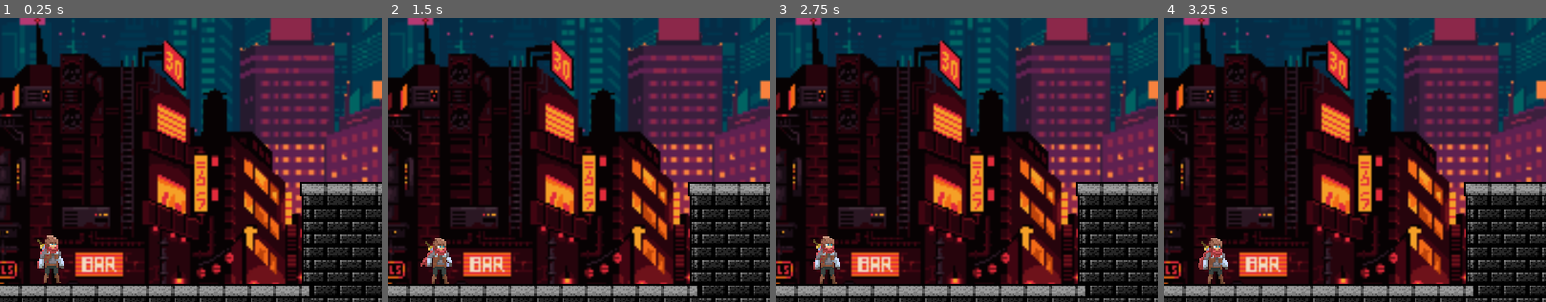
Above: before the commit, frames 1-4 (left to right).
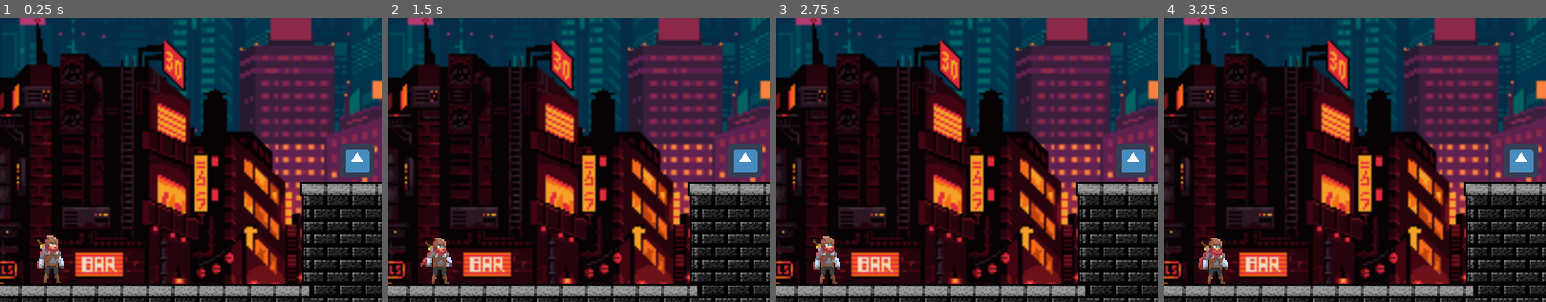
Above: after the commit, the same moments.

Repository: J-Vernay/wonderjam-hiver2021
Game: Godot game, scene res://Levels/Level1.tscn
Same seed, same stepped clock (60 frames per second), same inputs: the game is played once before the commit and once after it. This scene is started directly instead of the project's main scene. The engine's default icon, where the game draws it, is replaced by a stand-in: a white triangle on a blue panel in a dark square.
Inputs:
- Up to frame 1 (0.25 s): no input
- Up to frame 2 (1.5 s): tap Enter at 1.25 s
- Up to frame 3 (2.75 s): no input
- Up to frame 4 (3.25 s): no input
The pictures show only the part of the screen within x 43-93%, y 37-87%; the shares and areas given below are measured in that part.

The runs differ from the first frame. In frame 1, 1.0% of the frame differs, in the area x 89-98%, y 44-57%; in frame 2, 1.0%; in frame 3, 1.0%; in frame 4, 1.0%.

Commit message:
Bonus Boxes

Diff:
--- a/Levels/Level0.tscn
+++ b/Levels/Level0.tscn
@@ -54,7 +54,8 @@
 [node name="MappingJ1" type="AnimatedSprite" parent="."]
 position = Vector2( -72.7392, -35.3833 )
 scale = Vector2( 1.93533, 1.90168 )
-frames = SubResource( 2 )
+frames = SubResource( 1 )
+frame = 1
 playing = true
 
 [node name="jump_j1" type="Sprite" parent="MappingJ1"]
@@ -75,7 +76,6 @@
 
 [node name="spell_j1" type="Sprite" parent="MappingJ1"]
 position = Vector2( 2443.37, 18.6063 )
-scale = Vector2( 1, 1 )
 texture = ExtResource( 13 )
 
 [node name="item_j1" type="Sprite" parent="MappingJ1"]
@@ -85,7 +85,8 @@
 [node name="MappingJ2" type="AnimatedSprite" parent="."]
 position = Vector2( -72.7392, -35.3833 )
 scale = Vector2( 2, 2 )
-frames = SubResource( 3 )
+frames = SubResource( 2 )
+frame = 1
 playing = true
 
 [node name="jump_j2" type="Sprite" parent="MappingJ2"]
--- a/Levels/Level1.tscn
+++ b/Levels/Level1.tscn
@@ -9,6 +9,7 @@
 [ext_resource path="res://TestZone/Button.tscn" type="PackedScene" id=7]
 [ext_resource path="res://TestZone/Porte Montante.tscn" type="PackedScene" id=8]
 [ext_resource path="res://Levels/CameraZone.gd" type="Script" id=9]
+[ext_resource path="res://TestZone/ItemBox.tscn" type="PackedScene" id=10]
 
 [sub_resource type="RectangleShape2D" id=1]
 extents = Vector2( 4704, 240 )
@@ -60,11 +61,11 @@
 position = Vector2( 1841.93, 251.546 )
 
 [node name="DebrisSpawner" parent="AllDebris" instance=ExtResource( 6 )]
-position = Vector2( 2966.65, 293.668 )
+position = Vector2( 2733.33, 314.697 )
 boxSize = Vector2( 2, 2 )
 
 [node name="DebrisSpawner2" parent="AllDebris" instance=ExtResource( 6 )]
-position = Vector2( 3540.63, 237.605 )
+position = Vector2( 3533.7, 249.113 )
 
 [node name="DebrisSpawner3" parent="AllDebris" instance=ExtResource( 6 )]
 position = Vector2( 4280, 200 )
@@ -234,6 +235,17 @@
 [node name="CollisionShape2D" type="CollisionShape2D" parent="Areas/CameraZone"]
 position = Vector2( 0, -48 )
 shape = SubResource( 2 )
+
+[node name="Items" type="Node" parent="."]
+
+[node name="ItemBox" parent="Items" instance=ExtResource( 10 )]
+position = Vector2( 576, 96 )
+
+[node name="ItemBox2" parent="Items" instance=ExtResource( 10 )]
+position = Vector2( 2880, 336 )
+
+[node name="ItemBox3" parent="Items" instance=ExtResource( 10 )]
+position = Vector2( 5088, 144 )
 [connection signal="activate" from="Button" to="Button/Porte Montante" method="open"]
 [connection signal="desactivate" from="Button" to="Button/Porte Montante" method="close"]
 [connection signal="activate" from="Button2" to="Button2/Porte Montante2" method="open"]
--- a/Levels/Level2.tscn
+++ b/Levels/Level2.tscn
@@ -9,6 +9,7 @@
 [ext_resource path="res://TestZone/Porte Montante.tscn" type="PackedScene" id=7]
 [ext_resource path="res://Levels/ParallaxBackground.tscn" type="PackedScene" id=8]
 [ext_resource path="res://TestZone/Debris.tscn" type="PackedScene" id=9]
+[ext_resource path="res://TestZone/ItemBox.tscn" type="PackedScene" id=10]
 
 [sub_resource type="ConvexPolygonShape2D" id=1]
 points = PoolVector2Array( 0, 0, 16, 0, 16, 16, 0, 16 )
@@ -1462,6 +1463,17 @@
 scale = Vector2( 1, 4 )
 z_index = -1
 isOpening = false
+
+[node name="Items" type="Node" parent="."]
+
+[node name="ItemBox" parent="Items" instance=ExtResource( 10 )]
+position = Vector2( 528, 240 )
+
+[node name="ItemBox2" parent="Items" instance=ExtResource( 10 )]
+position = Vector2( 2160, 240 )
+
+[node name="ItemBox3" parent="Items" instance=ExtResource( 10 )]
+position = Vector2( 3552, 336 )
 [connection signal="body_entered" from="Areas/Area2D" to="." method="trigger_last_checkpoint"]
 [connection signal="body_entered" from="Areas/Checkpoint1" to="." method="update_checkpoint" flags=6 binds= [ "1" ]]
 [connection signal="body_entered" from="Areas/Checkpoint2" to="." method="update_checkpoint" flags=6 binds= [ "2" ]]
--- a/Levels/Level3.tscn
+++ b/Levels/Level3.tscn
@@ -10,6 +10,7 @@
 [ext_resource path="res://Levels/ParallaxBackground.tscn" type="PackedScene" id=8]
 [ext_resource path="res://TestZone/Debris.tscn" type="PackedScene" id=9]
 [ext_resource path="res://TestZone/DebrisSpawner.tscn" type="PackedScene" id=10]
+[ext_resource path="res://TestZone/ItemBox.tscn" type="PackedScene" id=11]
 
 [sub_resource type="ConvexPolygonShape2D" id=1]
 points = PoolVector2Array( 0, 0, 16, 0, 16, 16, 0, 16 )
@@ -1478,6 +1479,17 @@
 scale = Vector2( 1, 2.5 )
 z_index = -1
 isOpening = false
+
+[node name="Items" type="Node" parent="."]
+
+[node name="ItemBox" parent="Items" instance=ExtResource( 11 )]
+position = Vector2( 998.934, 285.41 )
+
+[node name="ItemBox2" parent="Items" instance=ExtResource( 11 )]
+position = Vector2( 2366.52, 331.789 )
+
+[node name="ItemBox3" parent="Items" instance=ExtResource( 11 )]
+position = Vector2( 4191.95, 1.18918 )
 [connection signal="body_entered" from="Areas/Area2D" to="." method="trigger_last_checkpoint"]
 [connection signal="body_entered" from="Areas/Checkpoint1" to="." method="update_checkpoint" flags=6 binds= [ "1" ]]
 [connection signal="body_entered" from="Areas/Checkpoint2" to="." method="update_checkpoint" flags=6 binds= [ "2" ]]
Not shown: 10 places in Levels/Level0.tscn that only renumber resources
Not shown: 1 places in Levels/Level1.tscn that only renumber resources
Not shown: 1 places in Levels/Level2.tscn that only renumber resources
Not shown: 1 places in Levels/Level3.tscn that only renumber resources
